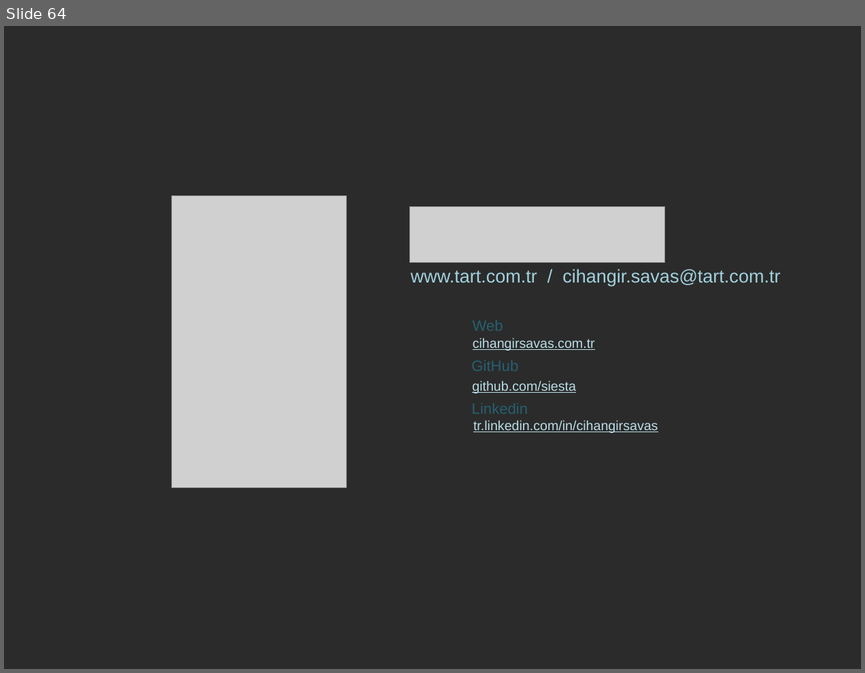
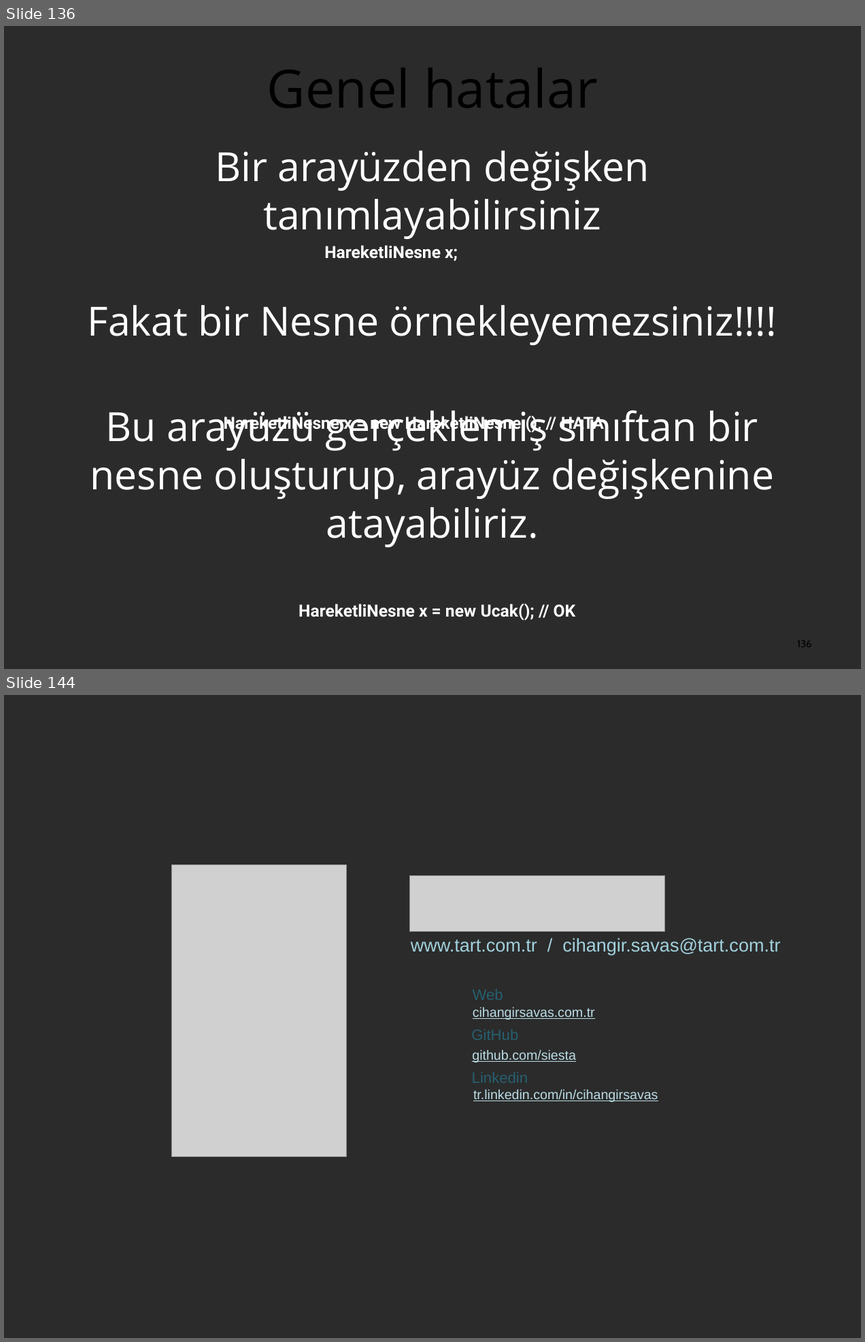
Before and after one commit to cihangir/summer-camp, a slide deck: SW101/SW101.odp. Shown one above the other, each under a label of ours: slide 64 before the commit, slides 136 and 144 after it; the slides between them are not shown. The pictures are 865x673 and 865x1342 pixels, drawn with LibreOffice and Linux fonts; fonts in the diff are those of the drawing; grey boxes stand for pictures; background and template pictures are left out; a plain dark background stands for a picture behind light text. Boxes give left, top, right and bottom in pixels: in the first picture for what was removed or moved away, otherwise in the second. Text is boxed around its words. In the diff, an @@ line names an element or a change of style, - is before the commit and + after.

```diff
--- a/SW101/SW101.odp
+++ b/SW101/SW101.odp
@@ slide 136 added at (x1=4, y1=26, x2=861, y2=669), background picture (left out) @@
@@ title added at (x1=267, y1=68, x2=597, y2=108), 63 pt, text #000000 @@
+Genel hatalar
@@ text added at (x1=88, y1=150, x2=777, y2=547), 48 pt, text #FFFFFF @@
+Bir arayüzden değişken tanımlayabilirsiniz
+Fakat bir Nesne örnekleyemezsiniz!!!!
+Bu arayüzü gerçeklemiş sınıftan bir nesne oluşturup, arayüz değişkenine atayabiliriz.
@@ text added at (x1=324, y1=245, x2=458, y2=261), 20 pt, text #FFFFFF, bold @@
+HareketliNesne x;
@@ text added at (x1=224, y1=414, x2=604, y2=433), 20 pt, text #FFFFFF, bold @@
+HareketliNesne x = new HareketliNesne (); // HATA
@@ text added at (x1=298, y1=603, x2=576, y2=620), 20 pt, text #FFFFFF, bold @@
+HareketliNesne x = new Ucak(); // OK
@@ page number added at (x1=797, y1=640, x2=812, y2=647), 12 pt, text #000000 @@
+136
@@ what was slide 64 is now slide 144 @@
```
Also in this commit, not shown: 1 slide changed, 80 other slides added, 1 slide removed.
